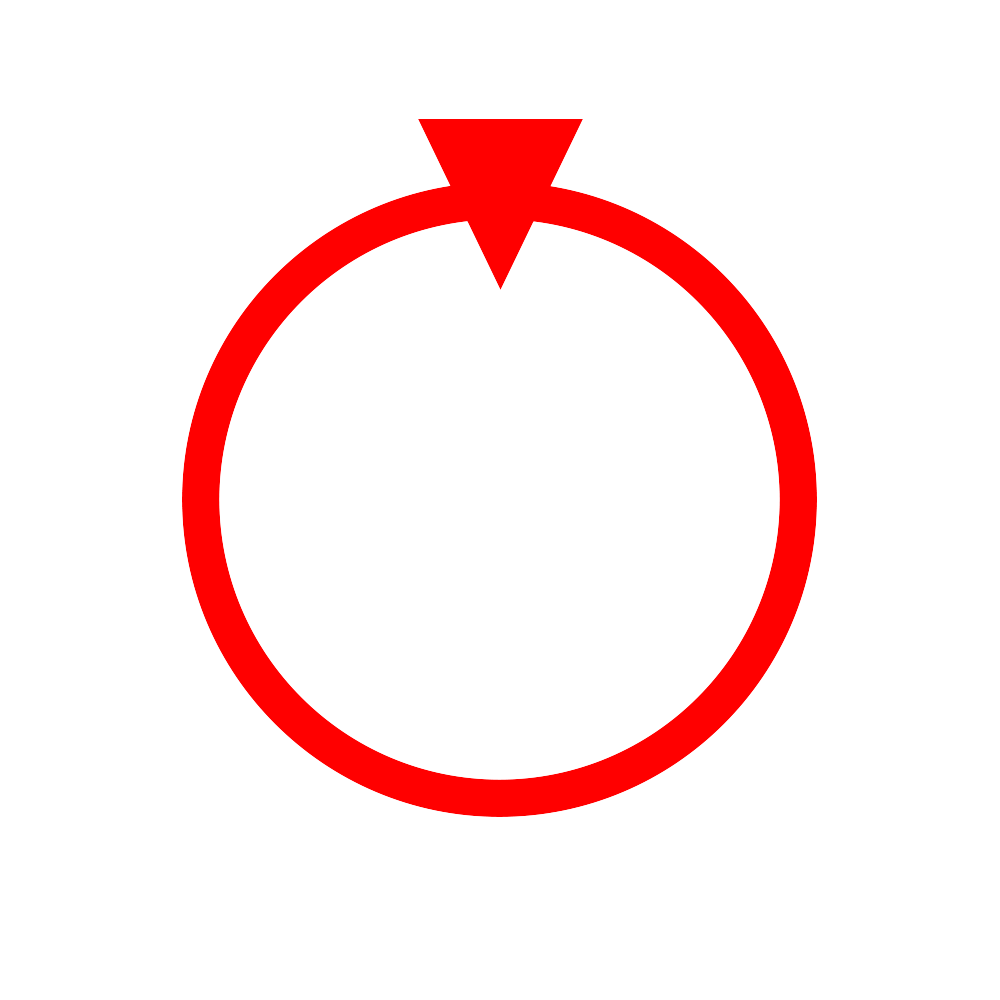
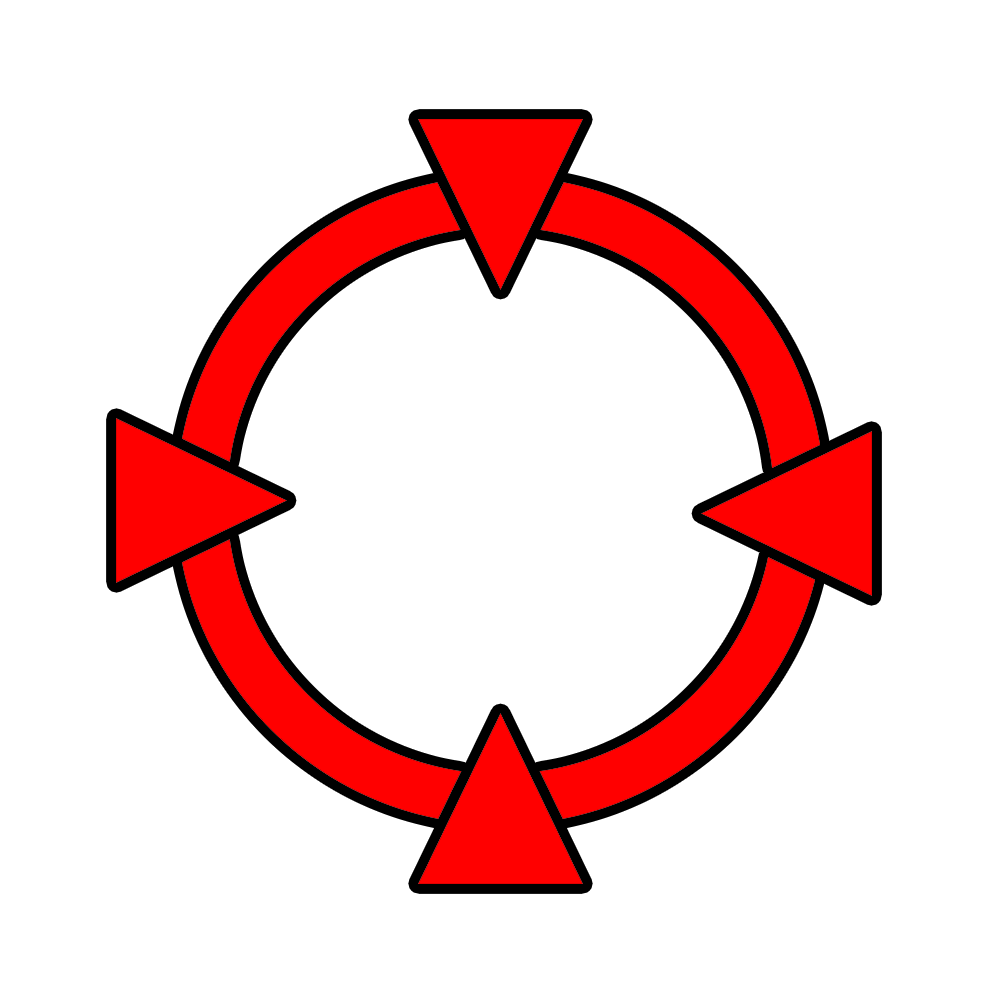
Layers edited between the first and the second 1000x1000 image:
removed layer "Triângulo 1" over [418, 119, 583, 290]
removed layer "Elipse 1" over [182, 182, 817, 817]
added layer "Triângulo 1" over [106, 109, 882, 894]